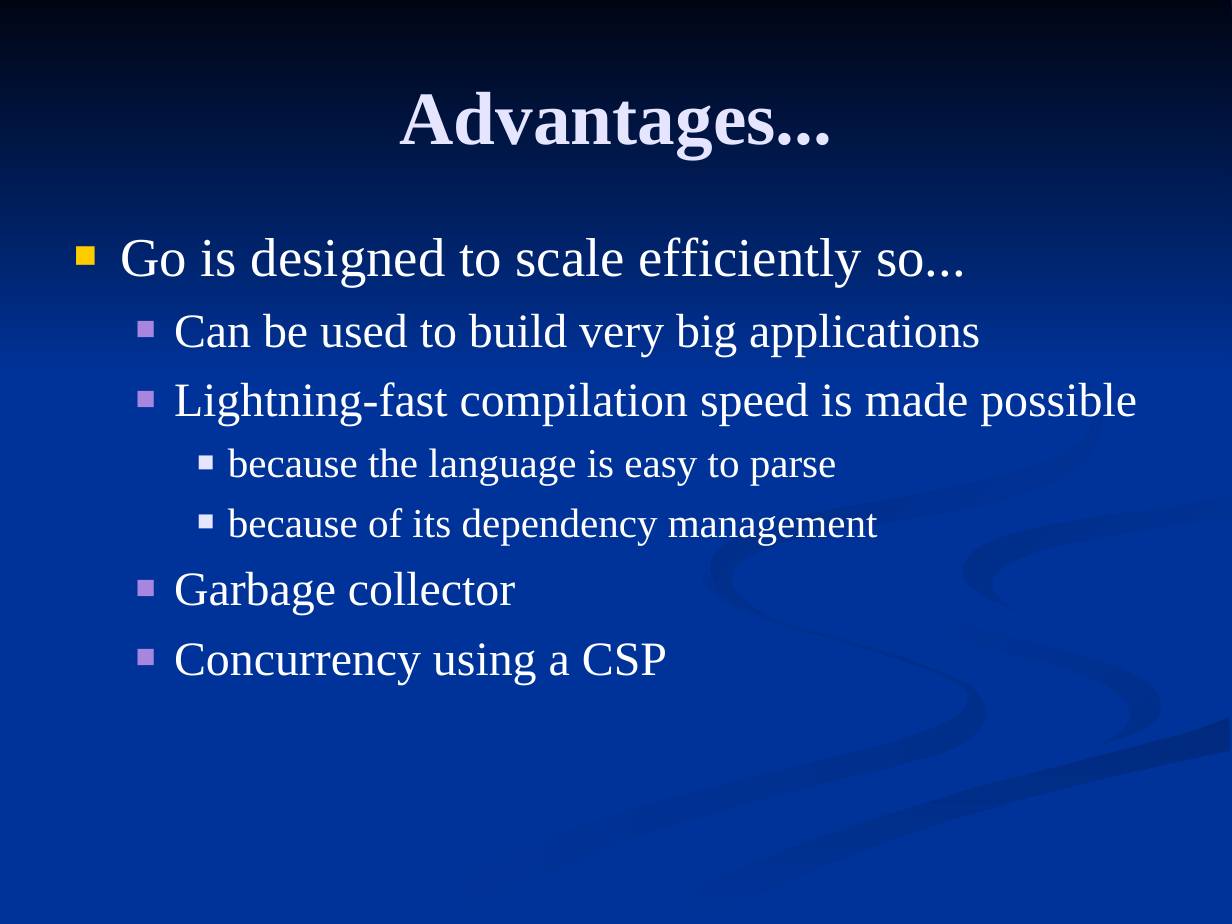
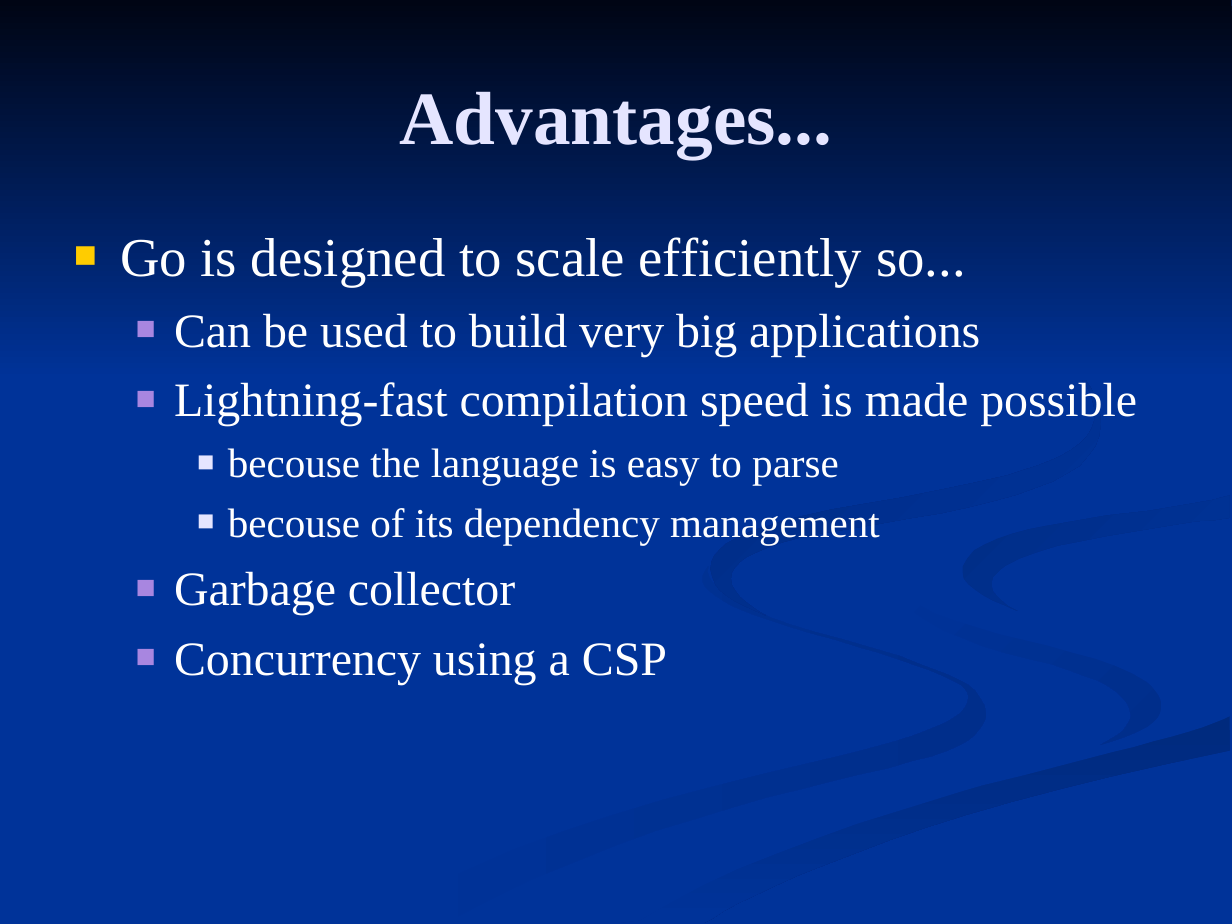
Before and after one commit to FrancoMelandri/GoLang, a slide deck: slide 4 of golang.ppt. Drawn at 1232x924 pixels with LibreOffice and Linux fonts; fonts in the diff are those of the drawing. Boxes give left, top, right and bottom in pixels: in the first picture for what was removed or moved away, otherwise in the second. Text is boxed around its words. In the diff, an @@ line names an element or a change of style, - is before the commit and + after.

```diff
--- a/golang.ppt
+++ b/golang.ppt
@@ text at <box>228,448,880,545</box>: text changed @@
-    ■ because the language is easy to parse
-    ■ because of its dependency management
+    ■ becouse the language is easy to parse
+    ■ becouse of its dependency management
```
Also in this commit, not shown: 11 other slides changed, 2 slides added, 2 other files.
